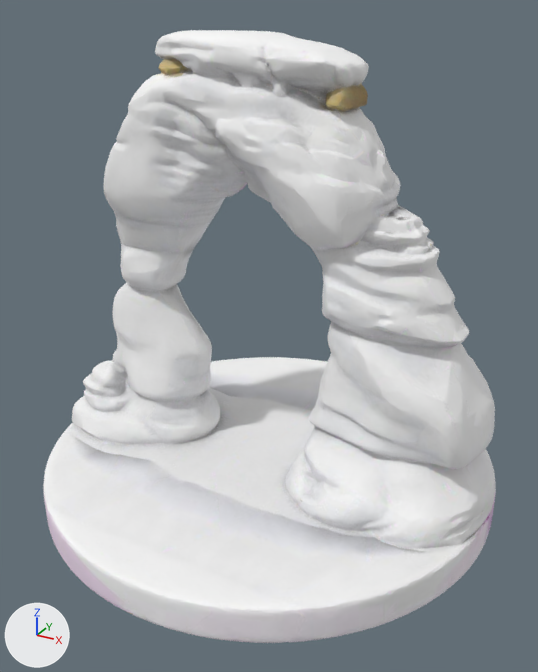
Two versions of the glTF model public/models/mapbox/delicate_arch.glb, one commit apart.
Camera for both pictures: a 50 mm camera at (1.33, -2.42, 0.98) aimed at (0.04, -0.07, -0.19). The lights are fixed; the arrows at lower left show +X, +Y and +Z. The picture after the commit comes second. Where no turn or scale is listed for an object, it has been applied to the vertices.
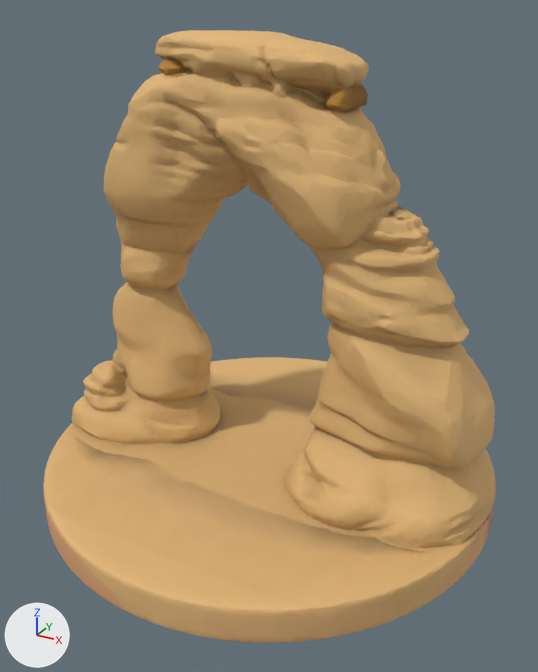
Boxes (x1, y1, x2, y2) around the edits, measured in the pictures (538 x 672 px):
'Mesh_0', recoloured (white to orange): (43, 30, 496, 643) in both

What changed in the scene script:
```text
Change mat_material_0:
    add n3 = _N.new('ShaderNodeMix'); n3.name = 'Mix'
    add n3.data_type = 'RGBA'
    add n3.blend_type = 'MULTIPLY'
    add n3.inputs[0].default_value = 1.0  # 'Factor'
    add n3.inputs[7].default_value = (0.804, 0.498, 0.196, 1.0)  # 'B', beige #e8bb7a
    where n2 = _N.new('ShaderNodeTexImage'); n2.name = 'Image Texture'
    where n0 = _N.new('ShaderNodeBsdfPrincipled'); n0.name = 'Principled BSDF'
    remove _L.new(n2.outputs[0], n0.inputs[0])  # 'Color' to 'Base Color'
    add _L.new(n3.outputs[2], n0.inputs[0])  # 'Result' to 'Base Color'
    add _L.new(n2.outputs[0], n3.inputs[6])  # 'Color' to 'A'
```
